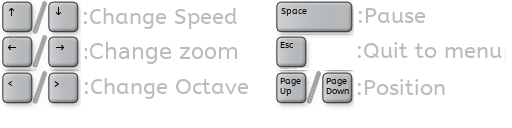
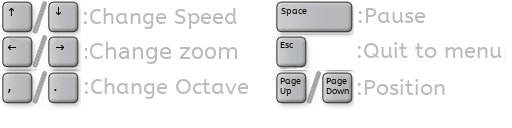
Layers edited between the first and the second (512, 128) image:
painted on "<" over [8, 81, 13, 93]
painted on ">" over [54, 81, 59, 91]
